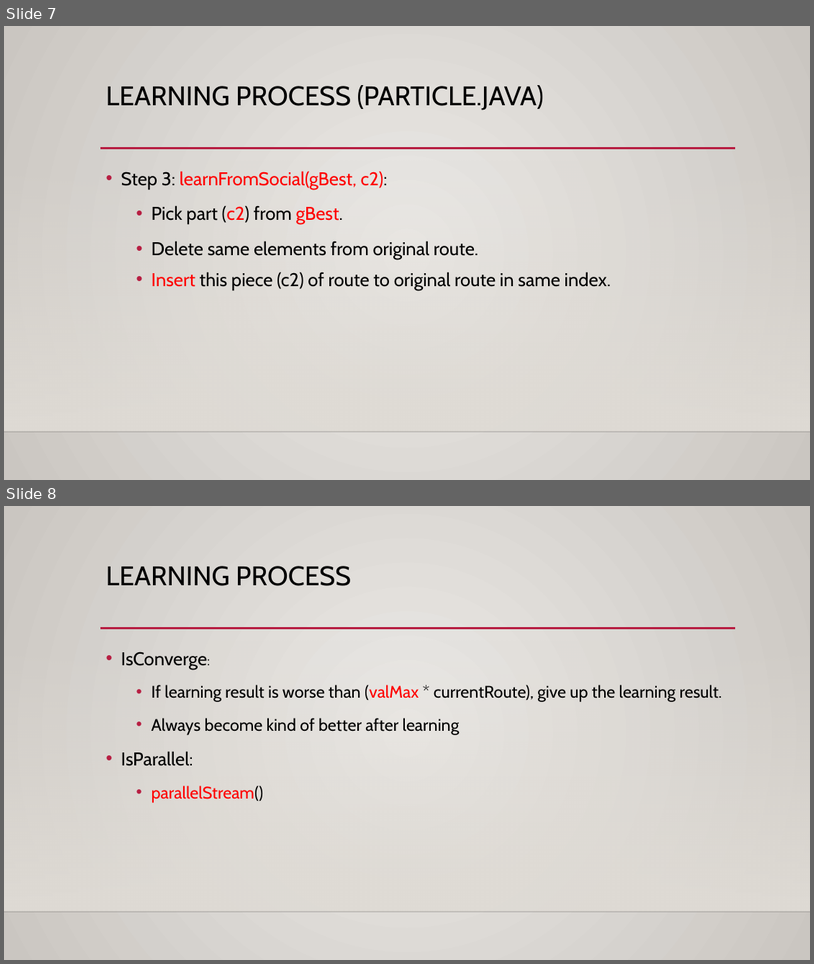
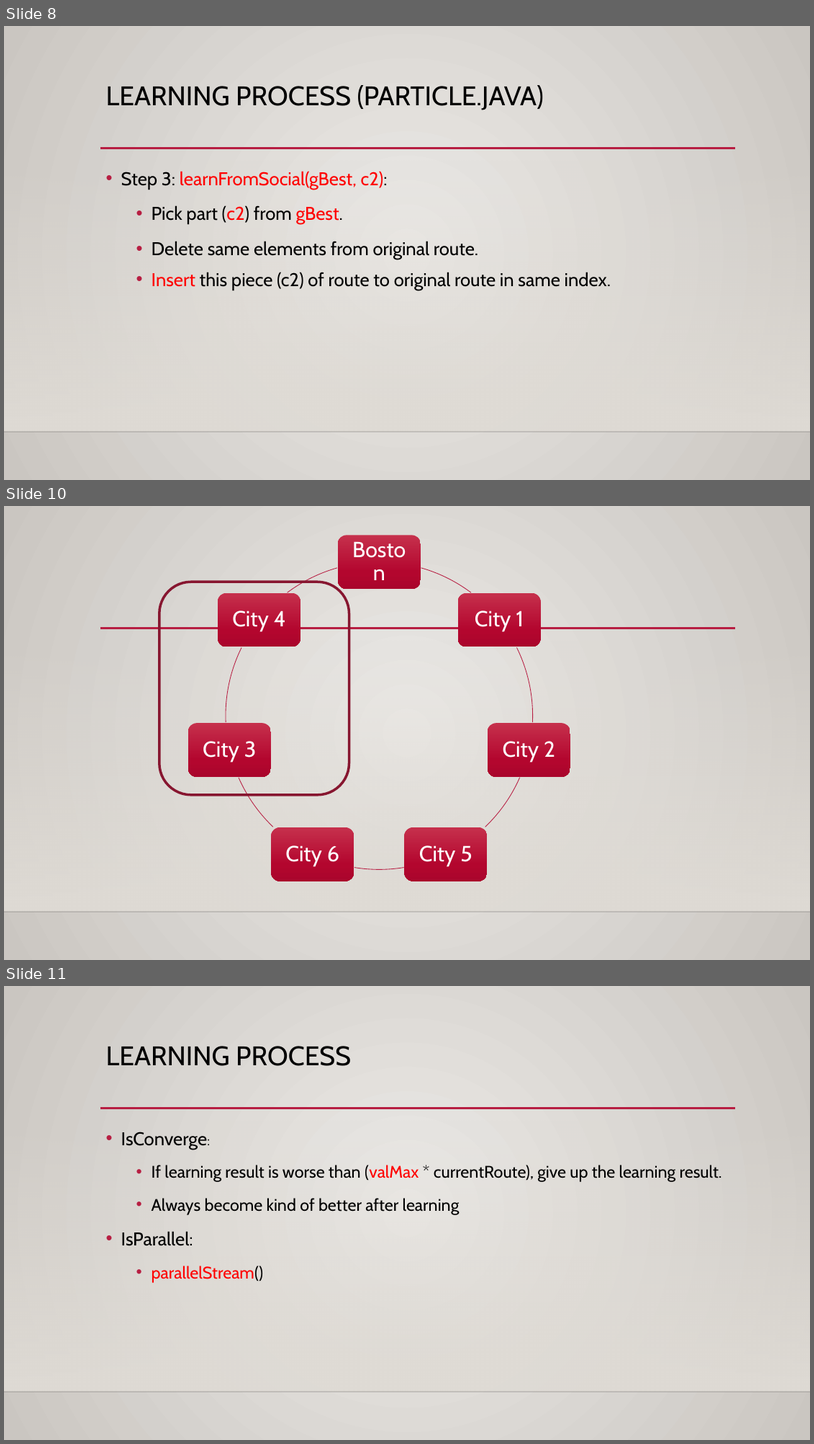
Before and after one commit to Besimilar/PSO, a slide deck: Presentation.pptx. Shown one above the other, each under a label of ours: slides 7 and 8 before the commit, slides 8, 10 and 11 after it; the slides between them are not shown. The pictures are 814x964 and 814x1444 pixels, drawn with LibreOffice and Linux fonts; fonts in the diff are those of the drawing; background and template pictures are left out. Boxes give left, top, right and bottom in pixels: in the first picture for what was removed or moved away, otherwise in the second. Text is boxed around its words. In the diff, an @@ line names an element or a change of style, - is before the commit and + after.

```diff
--- a/Presentation.pptx
+++ b/Presentation.pptx
@@ slide 10 added at bbox=[4, 506, 810, 960], background gradient #ECEAE7 to #CAC7C1; not listed: 3 template elements that a slide beside it also shows @@
@@ group added at bbox=[188, 535, 571, 881]: 7 rounded rectangles, 7 texts, 7 freeform shapes @@
+Boston
+City 1
+City 2
+City 5
+City 6
+City 3
+City 4
@@ rounded rectangle added at bbox=[160, 582, 350, 795], outline #871631 3 pt @@
@@ what was slide 7 is now slide 8 @@
@@ what was slide 8 is now slide 11 @@
```
Also in this commit, not shown: 2 other slides added.
